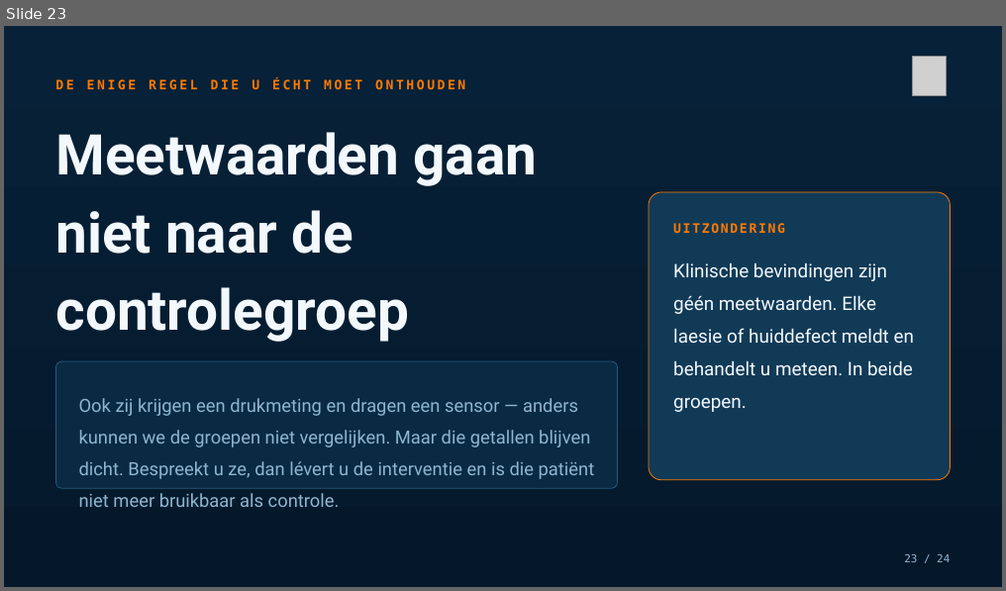
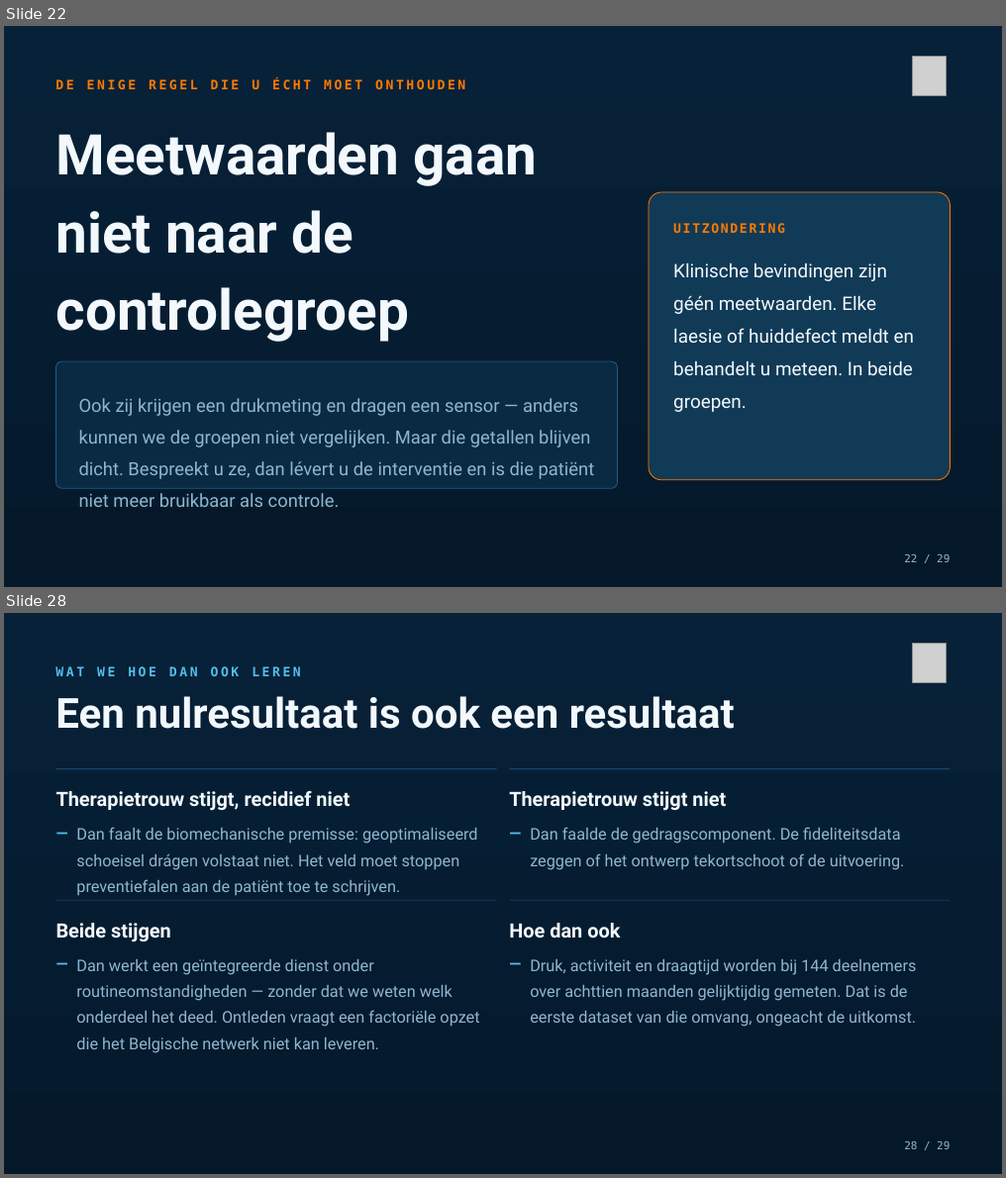
Before and after one commit to Dellfs/paradise-project, a slide deck: PARADISE_presentatie/PARADISE_congres.pptx. Shown one above the other, each under a label of ours: slide 23 before the commit, slides 22 and 28 after it; the slides between them are not shown. The pictures are 1006x591 and 1006x1178 pixels, drawn with LibreOffice and Linux fonts; fonts in the diff are those of the drawing; grey boxes stand for pictures. Boxes give left, top, right and bottom in pixels: in the first picture for what was removed or moved away, otherwise in the second. Text is boxed around its words. In the diff, an @@ line names an element or a change of style, - is before the commit and + after.

```diff
--- a/PARADISE_presentatie/PARADISE_congres.pptx
+++ b/PARADISE_presentatie/PARADISE_congres.pptx
@@ slide 28 added at (4, 613, 1002, 1174), background #FFFFFF @@
@@ rectangle added at (4, 613, 1002, 1174), fill gradient #072138 to #04182A @@
@@ text added at (55, 666, 301, 676), 12.5 pt, text #52BDEC, bold @@
+WAT WE HOE DAN OOK LEREN
@@ picture added at (912, 643, 946, 682) @@
@@ text added at (55, 696, 735, 729), 40 pt, text #F2F8FC, bold @@
+Een nulresultaat is ook een resultaat
@@ rectangle added at (55, 768, 497, 769), fill #215B84 @@
@@ rectangle added at (509, 768, 950, 769), fill #215B84 @@
@@ text added at (55, 819, 71, 840), 15 pt, text #52BDEC, bold @@
+—
@@ text added at (56, 791, 350, 811), 19 pt, text #F2F8FC, bold @@
+Therapietrouw stijgt, recidief niet
@@ text added at (509, 791, 726, 811), 19 pt, text #F2F8FC, bold @@
+Therapietrouw stijgt niet
@@ text added at (509, 819, 525, 840), 15 pt, text #52BDEC, bold @@
+—
@@ text added at (76, 827, 478, 896), 15.5 pt, text #8FB6D0 @@
+Dan faalt de biomechanische premisse: geoptimaliseerd schoeisel drágen volstaat niet. Het veld moet stoppen preventiefalen aan de patiënt toe te schrijven.
@@ text added at (530, 827, 905, 870), 15.5 pt, text #8FB6D0 @@
+Dan faalde de gedragscomponent. De fideliteitsdata zeggen of het ontwerp tekortschoot of de uitvoering.
@@ rectangle added at (55, 900, 497, 900), fill #215B84 @@
@@ rectangle added at (509, 900, 950, 900), fill #215B84 @@
@@ text added at (56, 923, 171, 943), 19 pt, text #F2F8FC, bold @@
+Beide stijgen
@@ text added at (509, 923, 620, 939), 19 pt, text #F2F8FC, bold @@
+Hoe dan ook
@@ text added at (55, 950, 71, 970), 15 pt, text #52BDEC, bold @@
+—
@@ text added at (76, 959, 479, 1054), 15.5 pt, text #8FB6D0 @@
+Dan werkt een geïntegreerde dienst onder routineomstandigheden — zonder dat we weten welk onderdeel het deed. Ontleden vraagt een factoriële opzet die het Belgische netwerk niet kan leveren.
@@ text added at (509, 950, 525, 970), 15 pt, text #52BDEC, bold @@
+—
@@ text added at (530, 959, 917, 1027), 15.5 pt, text #8FB6D0 @@
+Druk, activiteit en draagtijd worden bij 144 deelnemers over achttien maanden gelijktijdig gemeten. Dat is de eerste dataset van die omvang, ongeacht de uitkomst.
@@ text added at (904, 1142, 949, 1150), 10.5 pt, text #8FB6D0 @@
+28 / 29
@@ what was slide 23 is now slide 22 @@
@@ slide 22 changed as well @@
@@ text at (904, 555, 949, 563): text changed @@
-23 / 24
+22 / 29
```
Also in this commit, not shown: 18 other slides changed, 7 other slides added, 3 slides removed, 9 other files.
